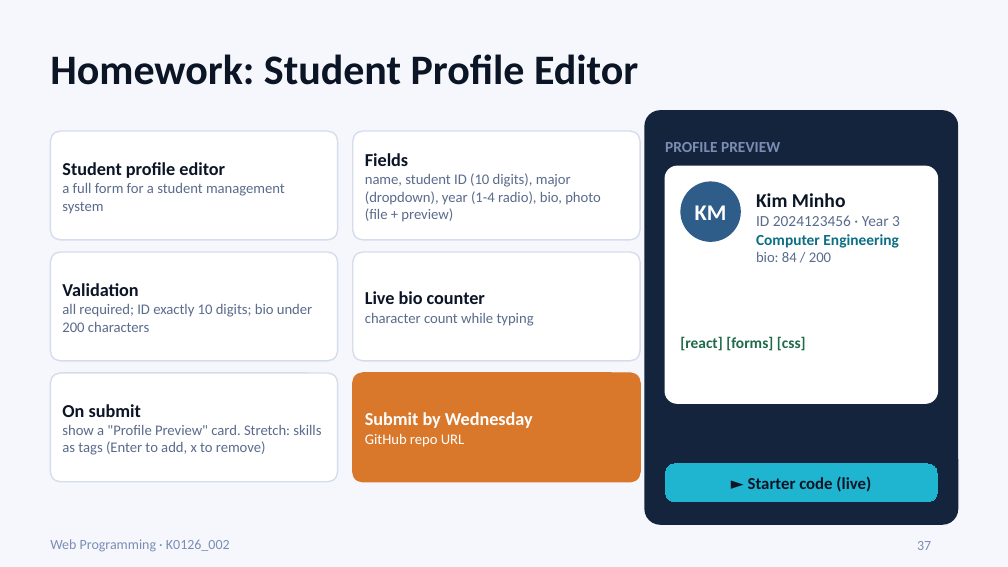
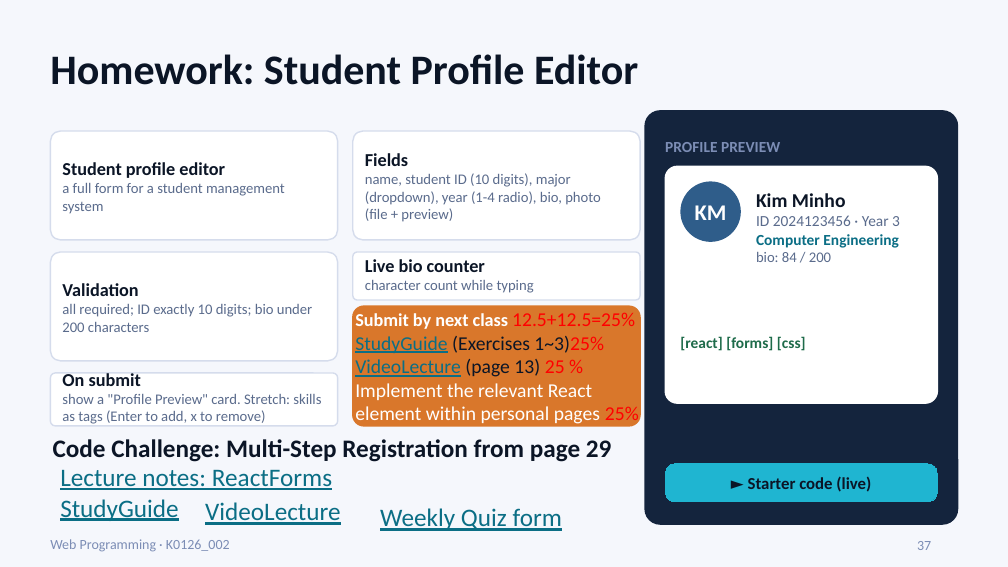
Before and after one commit to muxiddin19/WebPro, a slide deck: slide 37 of week12/WebPro_Week13_Mon_ReactForms_v2.pptx. Drawn at 1008x567 pixels with LibreOffice and Linux fonts; fonts in the diff are those of the drawing. Boxes give left, top, right and bottom in pixels: in the first picture for what was removed or moved away, otherwise in the second. Text is boxed around its words. In the diff, an @@ line names an element or a change of style, - is before the commit and + after.

```diff
--- a/week12/WebPro_Week13_Mon_ReactForms_v2.pptx
+++ b/week12/WebPro_Week13_Mon_ReactForms_v2.pptx
@@ rounded rectangle: place and size @@
-rounded rectangle at box(353, 252, 640, 361)
+rounded rectangle at box(353, 252, 640, 300)
@@ text "Live bio counter": place and size @@
-text "Live bio counter" at box(365, 291, 534, 326)
+text "Live bio counter" at box(365, 259, 534, 293)
@@ rounded rectangle: place and size @@
-rounded rectangle at box(353, 373, 640, 482)
+rounded rectangle at box(353, 306, 640, 426)
@@ text at box(355, 313, 639, 426): text changed; size 13 to 14 pt; bold off @@
-Submit by Wednesday
-GitHub repo URL
+Submit by next class 12.5+12.5=25%
+StudyGuide (Exercises 1~3)25%
+VideoLecture (page 13) 25 %
+Implement the relevant React element within personal pages 25%
@@ rounded rectangle: place and size @@
-rounded rectangle at box(50, 373, 338, 482)
+rounded rectangle at box(50, 373, 338, 426)
@@ text "On submit": place and size @@
-text "On submit" at box(62, 404, 321, 455)
+text "On submit" at box(62, 373, 321, 426)
@@ text added at box(53, 439, 612, 462), 18 pt, text #0B1526, bold @@
+Code Challenge: Multi-Step Registration from page 29
@@ text added at box(60, 469, 332, 490), 18 pt, text #0B6E85, underline @@
+Lecture notes: ReactForms
@@ text added at box(60, 499, 178, 521), 18 pt, text #0B6E85, underline @@
+StudyGuide
@@ text added at box(205, 502, 340, 525), 18 pt, text #0B6E85, underline @@
+VideoLecture
@@ text added at box(380, 508, 562, 531), 18 pt, text #0B6E85, underline @@
+Weekly Quiz form
```
Also in this commit, not shown: 10 other slides changed, 1 other file.
